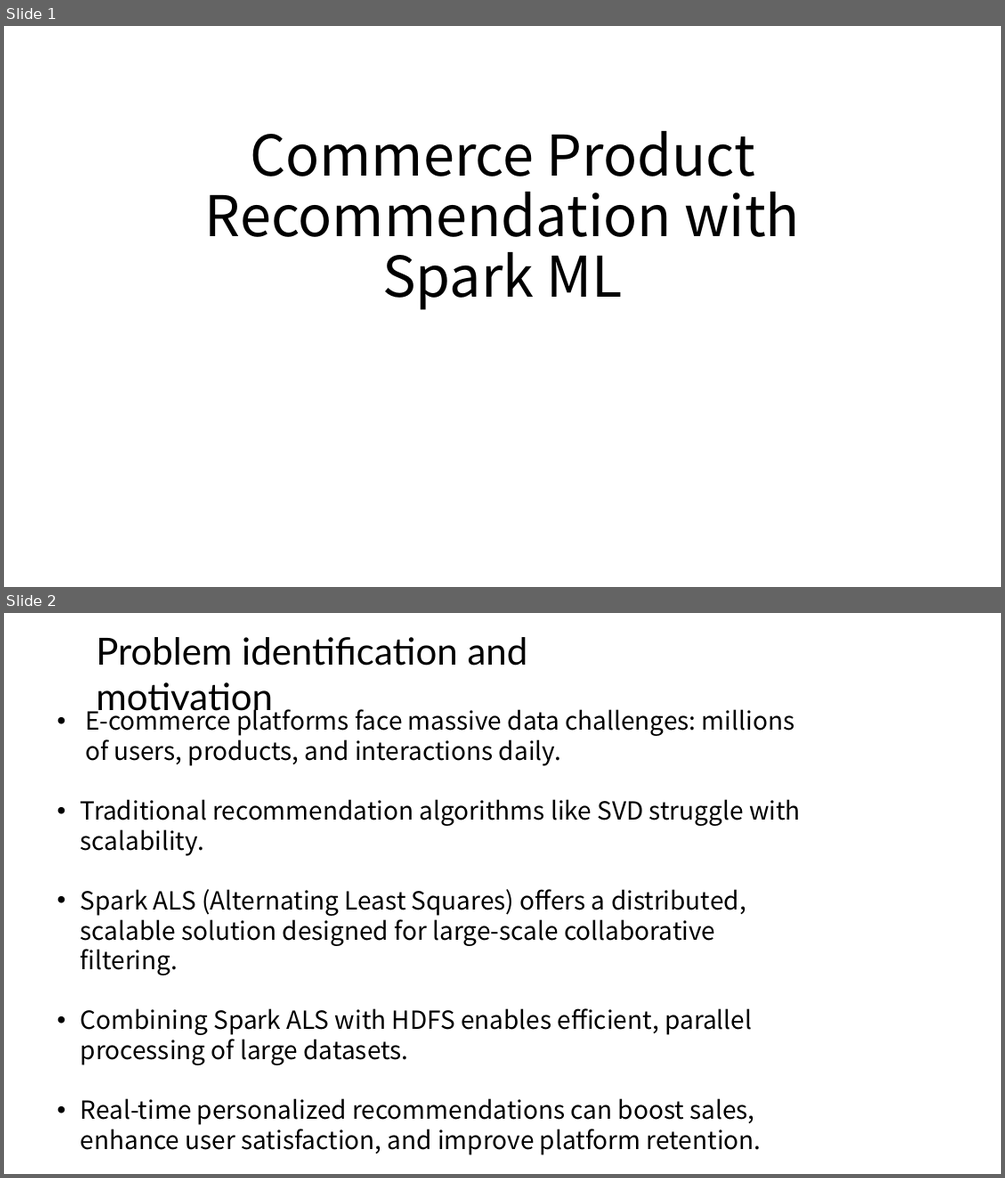
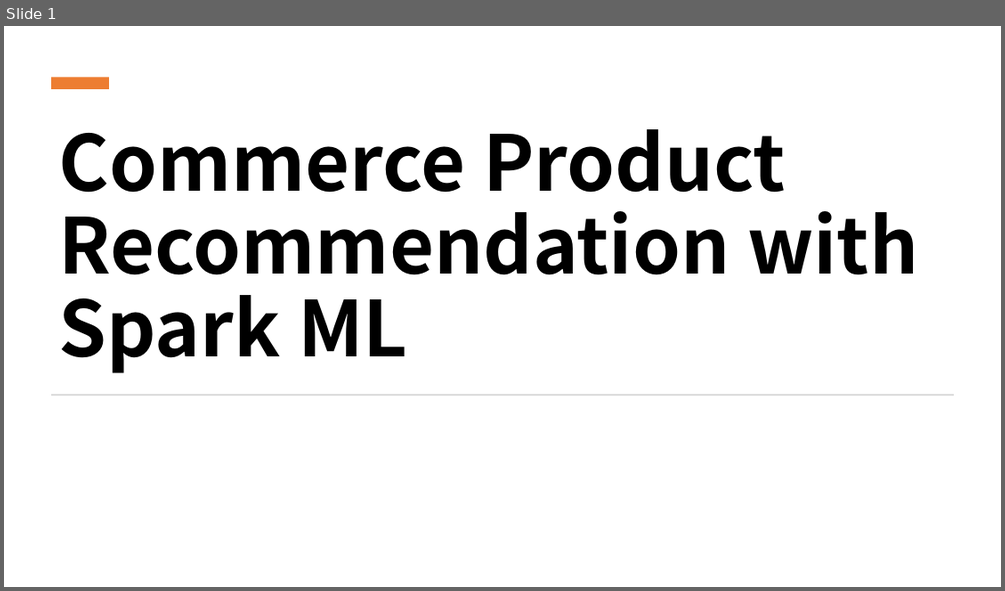
Before and after one commit to susie682/752-project, a slide deck: Commerce Product Recommendation with Spark ML-PPT.pptx. Shown one above the other, each under a label of ours: slides 1 and 2 before the commit, slide 1 after it. The pictures are 1005x1178 and 1005x591 pixels, drawn with LibreOffice and Linux fonts; fonts in the diff are those of the drawing. Boxes give left, top, right and bottom in pixels: in the first picture for what was removed or moved away, otherwise in the second. Text is boxed around its words. In the diff, an @@ line names an element or a change of style, - is before the commit and + after.

Commit message:
Updated Spark MLIB Part

```diff
--- a/Commerce Product Recommendation with Spark ML-PPT.pptx
+++ b/Commerce Product Recommendation with Spark ML-PPT.pptx
@@ slide 2 removed at [4, 613, 1001, 1174], background #FFFFFF @@
@@ text removed at [96, 637, 528, 717] @@
-Problem identification and motivation
@@ text removed at [81, 705, 801, 1155] @@
-• E-commerce platforms face massive data challenges: millions of users, products, and interactions daily.
-• Traditional recommendation algorithms like SVD struggle with scalability.
-• Spark ALS (Alternating Least Squares) offers a distributed, scalable solution designed for large-scale collaborative filtering.
-• Combining Spark ALS with HDFS enables efficient, parallel processing of large datasets.
-• Real-time personalized recommendations can boost sales, enhance user satisfaction, and improve platform retention.
@@ slide 1 changed as well @@
@@ rectangle added at [51, 78, 109, 89], fill #ED7D31 @@
@@ title "Commerce Product Recommendation with Spark ...": place and size @@
-title "Commerce Product Recommendation with Spark ..." at [205, 131, 800, 310]
+title "Commerce Product Recommendation with Spark ..." at [59, 129, 918, 373]
@@ title "Commerce Product Recommendation with Spark ..." at [59, 129, 918, 373]: size 54 to 74 pt, bold on; alignment centre to left @@
@@ rectangle added at [51, 394, 954, 395], fill #D5D5D5 @@
```
Also in this commit, not shown: 10 other slides changed, 4 slides added, 5 other slides removed.
